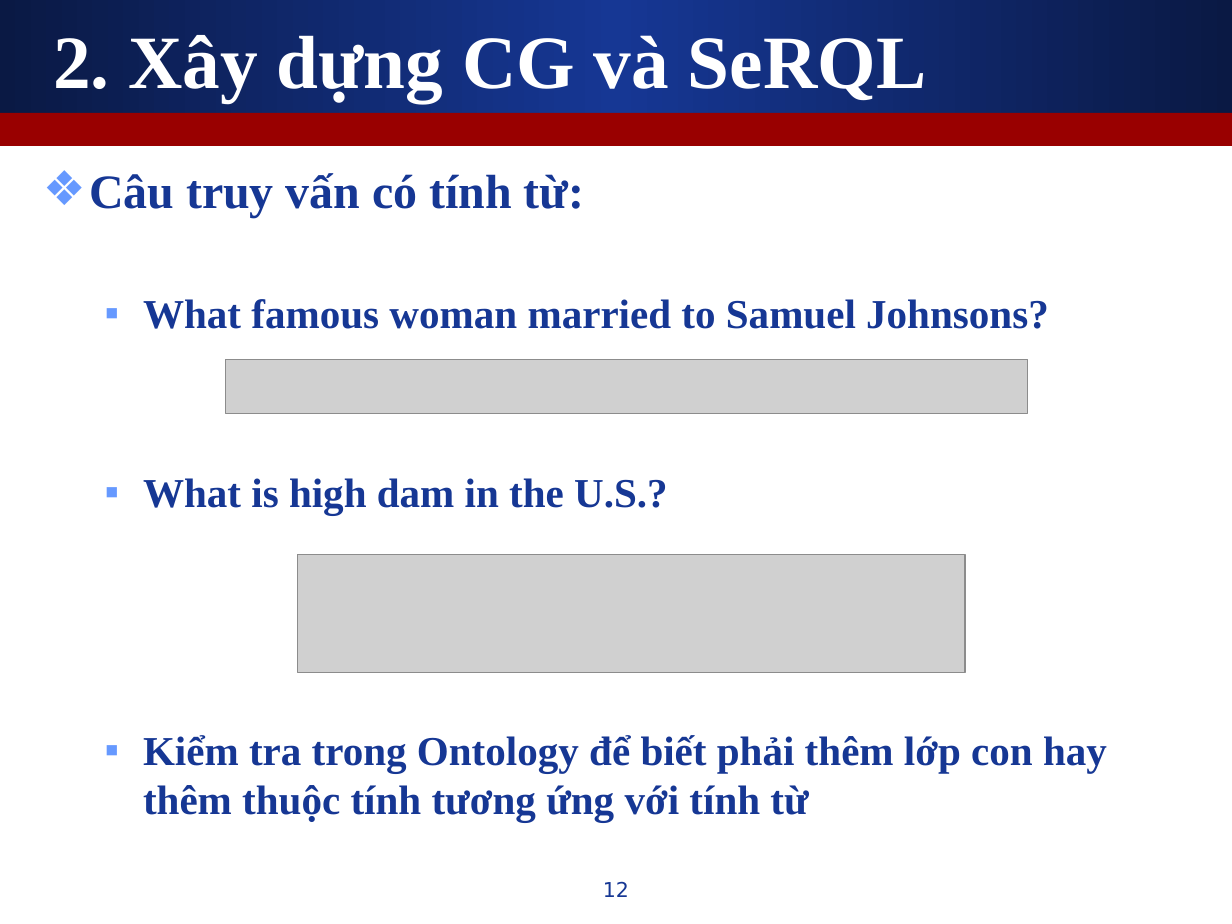
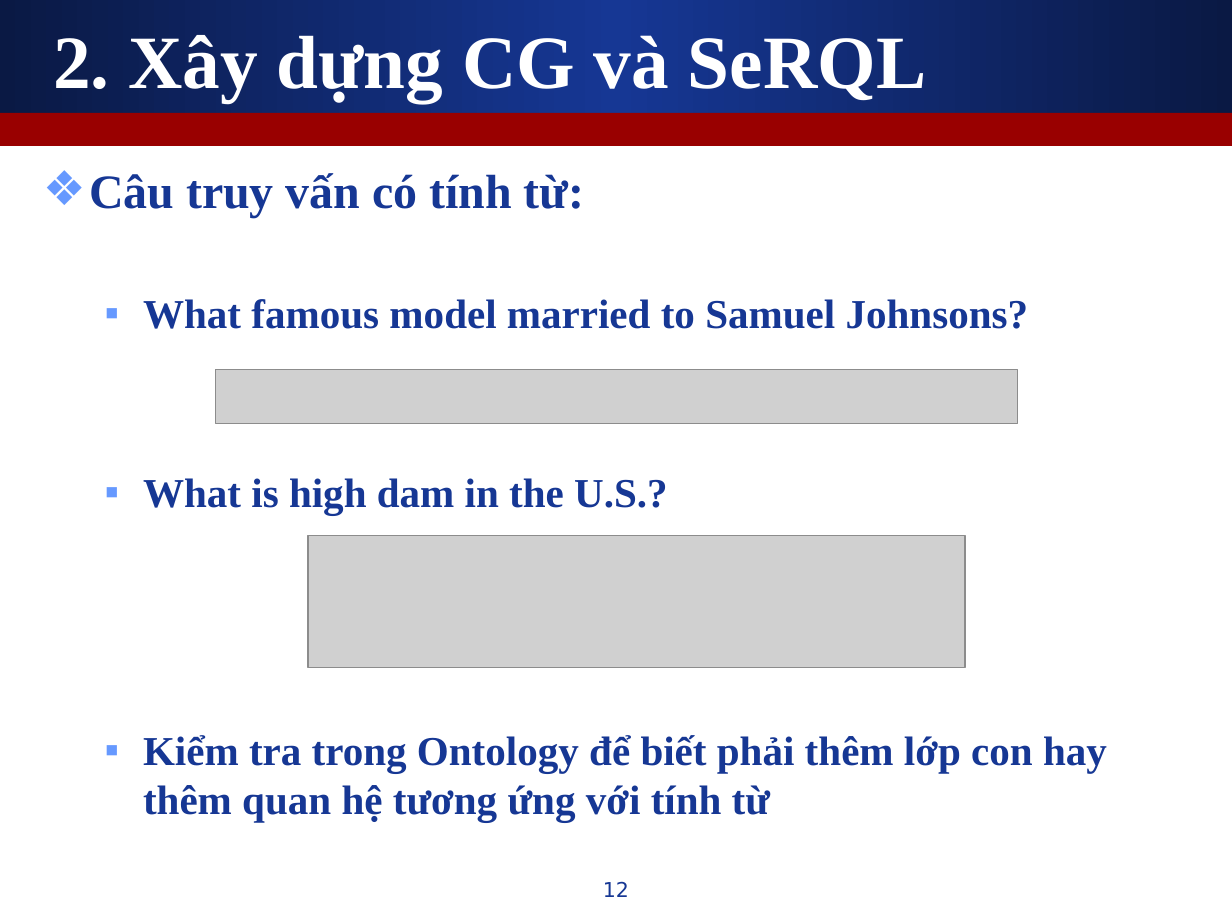
Before and after one commit to leaderwing/kt-kimres, a slide deck: slide 12 of note/[Thesis] Presentation.ppt. Drawn at 1232x924 pixels with LibreOffice and Linux fonts; fonts in the diff are those of the drawing; grey boxes stand for pictures. Boxes give left, top, right and bottom in pixels: in the first picture for what was removed or moved away, otherwise in the second. Text is boxed around its words. In the diff, an @@ line names an element or a change of style, - is before the commit and + after.

```diff
--- a/note/[Thesis] Presentation.ppt
+++ b/note/[Thesis] Presentation.ppt
@@ text at box(143, 299, 1029, 329): text changed @@
-  ▪ What famous woman married to Samuel Johnsons?
+  ▪ What famous model married to Samuel Johnsons?
@@ picture: place and size @@
-picture at box(225, 360, 1027, 414)
+picture at box(216, 370, 1018, 424)
@@ picture: place and size @@
-picture at box(298, 554, 966, 673)
+picture at box(308, 535, 965, 667)
@@ text at box(143, 735, 1107, 822): text changed @@
-  ▪ Kiểm tra trong Ontology để biết phải thêm lớp con hay thêm thuộc tính tương ứng với tính từ
+  ▪ Kiểm tra trong Ontology để biết phải thêm lớp con hay thêm quan hệ tương ứng với tính từ
```
Also in this commit, not shown: 7 other slides changed.
